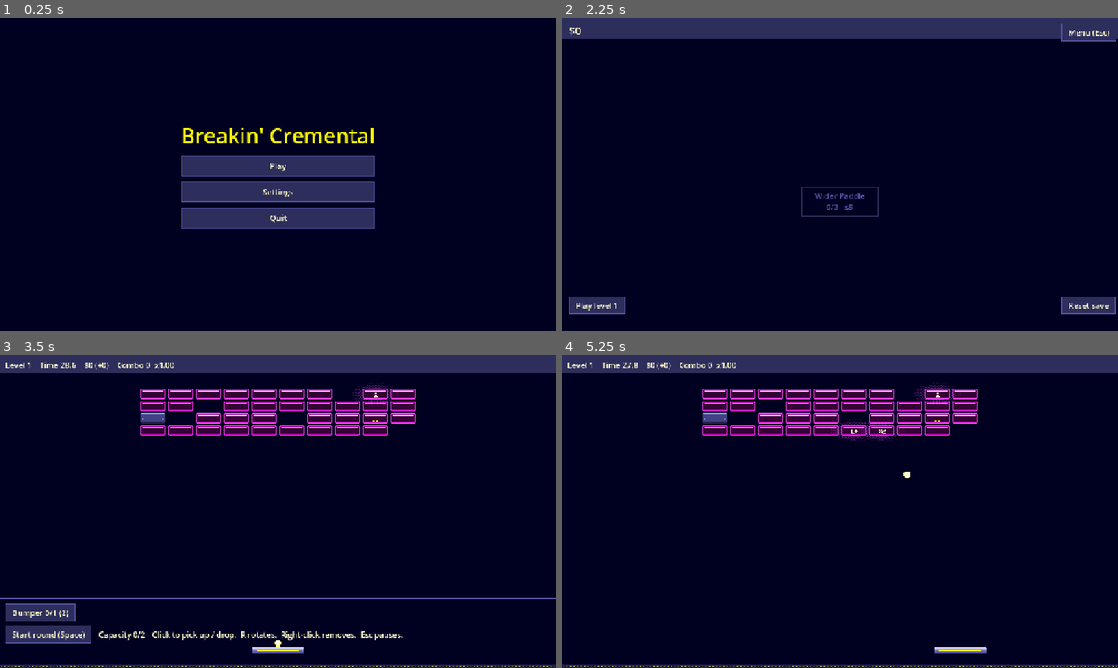
Above: before the commit, frames 1-4 (two rows, left to right).
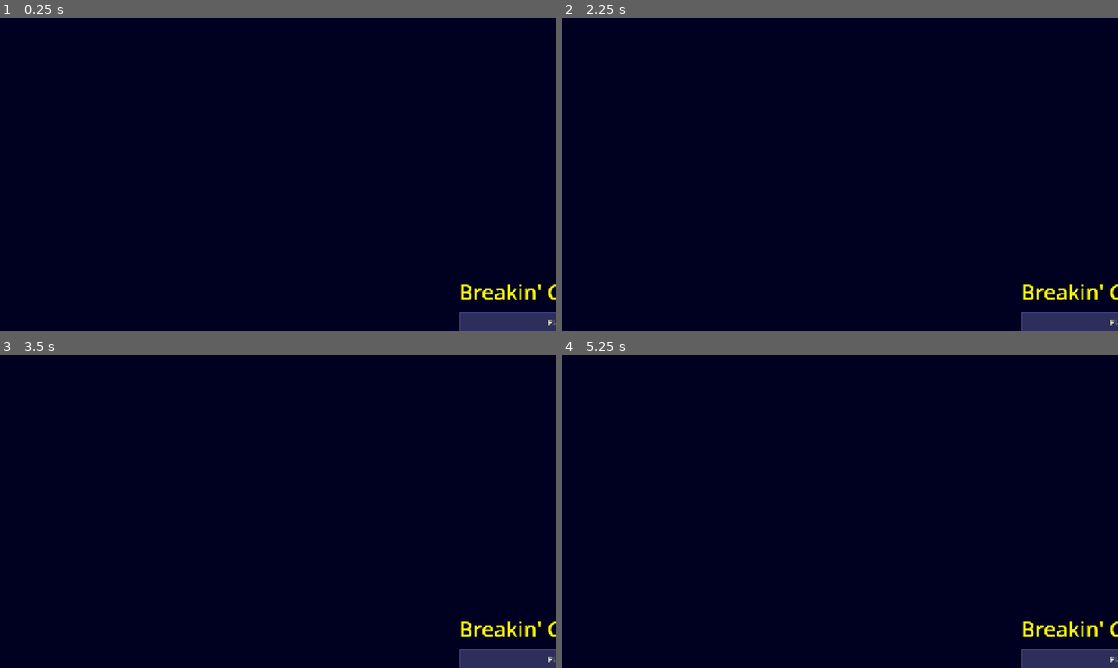
Above: after the commit, the same moments.

Repository: alpacaxander/breakin-cremental
Game: Godot game, scene res://src/main.tscn
Same seed, same stepped clock (60 frames per second), same inputs: the game is played once before the commit and once after it.
Inputs (mouse positions are in pixels of both pictures, inside the frame that each line leads up to):
- Up to frame 1 (0.25 s): no input
- Up to frame 2 (2.25 s): click (840, 190) at 0.5 s, where only the run before the commit has a clickable "Settings"; click (840, 212) at 1.25 s, where only the run before the commit has a clickable "Back"; click (840, 165) at 2 s, where only the run before the commit has a clickable "Play"
- Up to frame 3 (3.5 s): click (33, 642) at 2.75 s, where only the run before the commit has a clickable "Play level 1"
- Up to frame 4 (5.25 s): click (612, 633) at 3.5 s, where only the run before the commit has a clickable "Start round (Space)"; tap Enter at 4.25 s; move the mouse to (962, 495) at 4.27 s; hold Right 4.28-5 s; tap R at 4.35 s; click (962, 495) at 4.42 s; tap Space at 4.52 s; drag from (728, 527) to (812, 574) at 5.02 s

The runs differ from the first frame. In frame 1, 9.0% of the frame differs, in the area x 32-100%, y 35-100%; in frame 2, 9.4%; in frame 3, 16%, in the area x 0-100%, y 0-100%; in frame 4, 13%.

Commit message:
Center the pause menu by sizing the overlay under a Node2D parent
Co-Authored-By: Claude Fable 5.1 <noreply@anthropic.com>

Diff:
--- a/src/ui.gd
+++ b/src/ui.gd
@@ -18,6 +18,7 @@
 	var s := Screen.new()
 	s.color = Color(Tuning.COLORS.bg, 0.8 if dim else 1.0)
 	s.set_anchors_preset(Control.PRESET_FULL_RECT)
+	s.size = Tuning.VIEW  # anchors are no-ops under a Node2D parent (the arena)
 	s.process_mode = Node.PROCESS_MODE_ALWAYS  # keeps working over a paused tree
 	var box := VBoxContainer.new()
 	box.add_theme_constant_override("separation", 12)
--- a/tests/smoke.gd
+++ b/tests/smoke.gd
@@ -33,6 +33,7 @@
 	# Pause menu: open, swap to settings and back, resume.
 	a._pause(true)
 	assert(get_tree().paused and a.pause != null, "paused with a menu")
+	assert(a.pause.size == Tuning.VIEW, "pause overlay covers the arena, so its box centers")
 	a._pause_settings()
 	a._pause(true)
 	a._pause(false)
